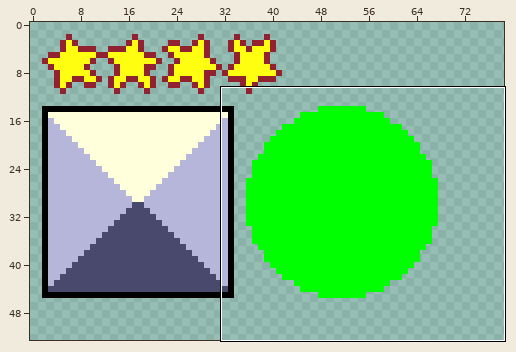
Sprite sheet, stored at ufo/android/assets/img/images.png. The picture above shows the old version from afar; the outline marks the close-up.
Close-up. Before the edit:
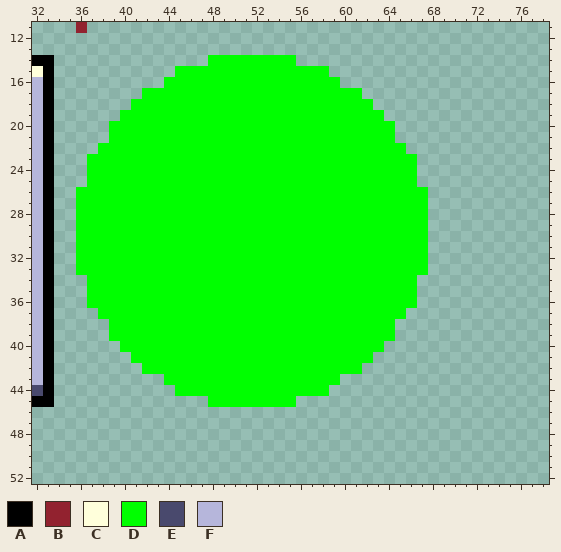
The file is 128x64 pixels. Shown: x 32..78, y 11..52. The wide view leaves out empty margins.
Palette (. is transparent): A #000000  B #92222f  C #ffffdb  D #00ff00  E #49496d  F #b6b6db
The same view after the edit:
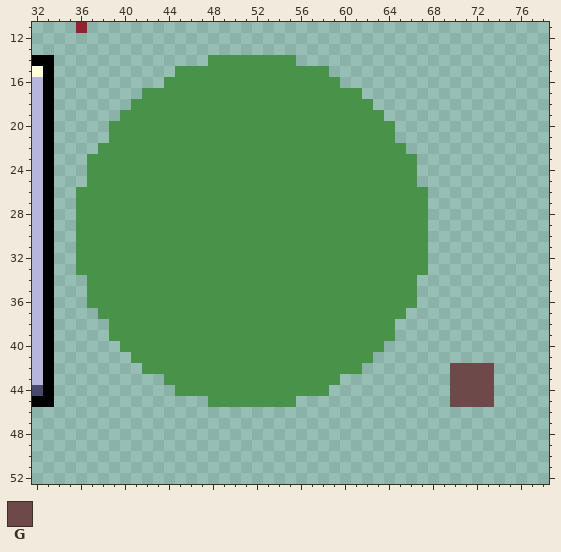
Colours new in this view: G #6d4949
The edit:
Colour D changes from #00ff00 to #499249.
The edit adds colour G in rows 42 to 45 at x 70 to 73.
